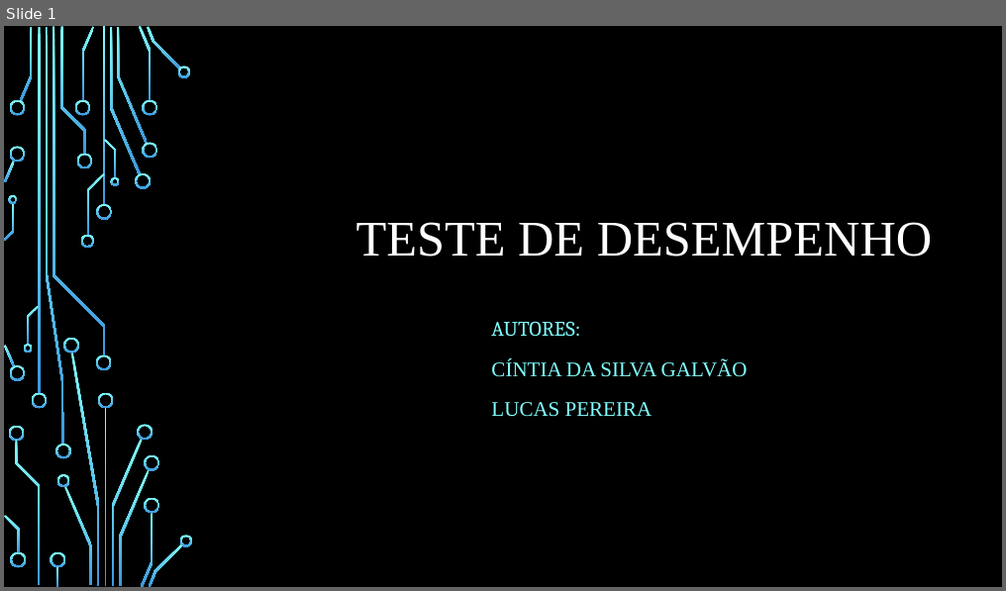
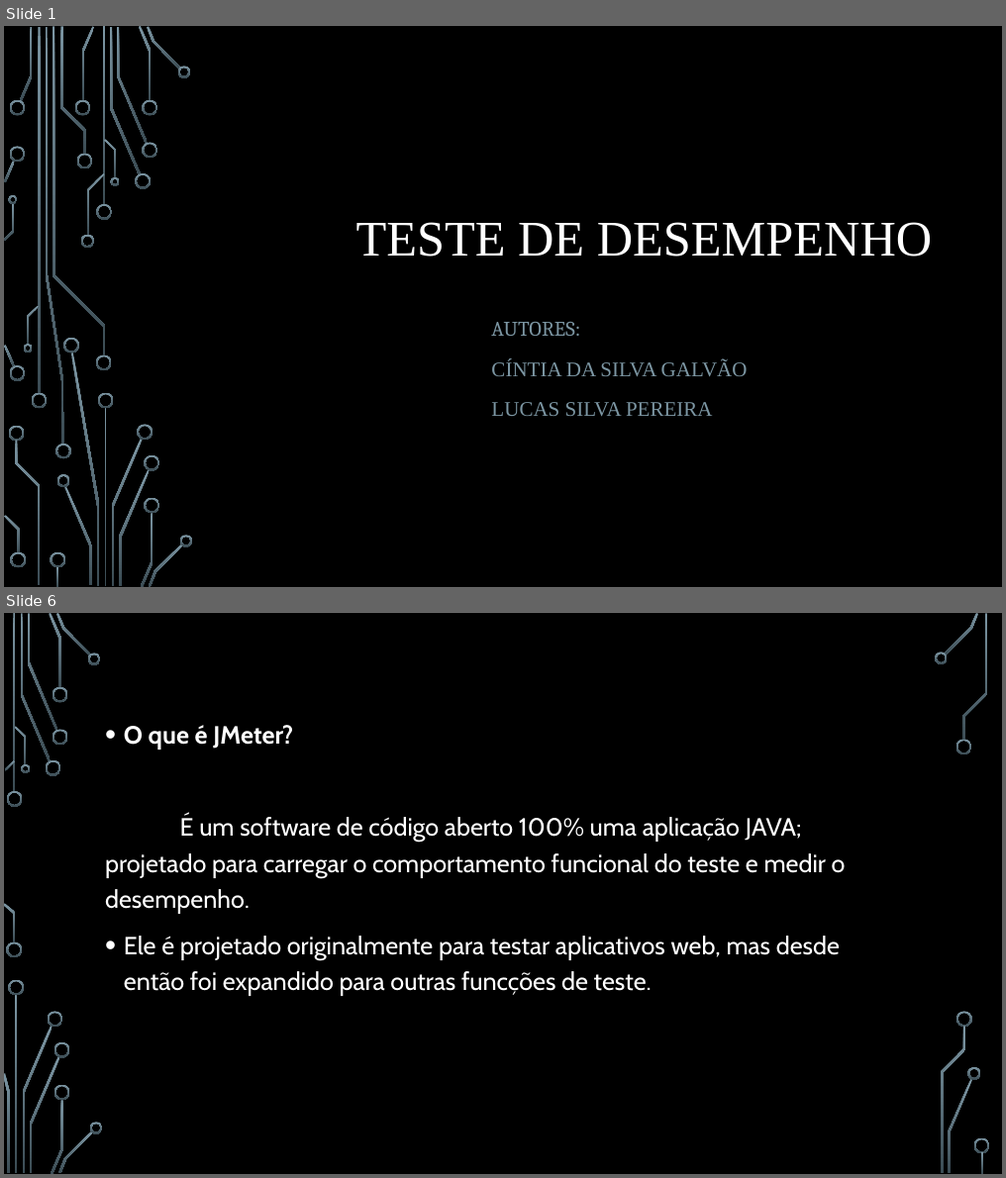
Before and after one commit to cintiags14/Meu-reposit-rio, a slide deck: FTT/Teste de desempenho.pptx. Shown one above the other, each under a label of ours: slide 1 before the commit, slides 1 and 6 after it; the slides between them are not shown. The pictures are 1006x591 and 1006x1178 pixels, drawn with LibreOffice and Linux fonts; fonts in the diff are those of the drawing; background and template pictures are left out. Boxes give left, top, right and bottom in pixels: in the first picture for what was removed or moved away, otherwise in the second. Text is boxed around its words. In the diff, an @@ line names an element or a change of style, - is before the commit and + after.

Commit message:
Teste de desempenho

```diff
--- a/FTT/Teste de desempenho.pptx
+++ b/FTT/Teste de desempenho.pptx
@@ slide 6 added at <box>4,613,1002,1174</box>, background picture (left out) @@
@@ text added at <box>105,725,846,996</box>, 24 pt, text #FFFFFF @@
+• O que é JMeter?
+É um software de código aberto 100% uma aplicação JAVA; projetado para carregar o comportamento funcional do teste e medir o desempenho.
+• Ele é projetado originalmente para testar aplicativos web, mas desde então foi expandido para outras funcções de teste.
@@ group added at <box>4,613,990,1174</box>: 33 freeform shapes, 3 rectangles @@
@@ slide 1 changed as well @@
@@ fill gradient #82FFFF to #3D97DE to gradient #7C96A3 to #3B4C54 in 54 elements at <box>96,204,112,220</box>, <box>96,356,112,372</box>, <box>38,27,40,393</box>, <box>31,393,47,408</box>, <box>20,27,33,101</box>, <box>110,28,141,174</box>, <box>135,174,151,189</box>, <box>117,27,148,144</box>, <box>139,26,152,101</box>, <box>142,142,157,158</box>, <box>142,100,157,116</box>, <box>147,27,181,70</box>, <box>177,66,191,77</box>, <box>82,27,94,101</box>, <box>75,100,91,116</box>, <box>76,154,92,169</box>, <box>64,486,92,586</box>, <box>57,474,70,487</box>, <box>9,100,25,116</box>, <box>4,345,15,367</box>, <box>9,366,25,381</box>, <box>4,161,15,183</box>, <box>9,147,25,163</box>, <box>60,27,86,154</box>, <box>9,426,24,442</box>, <box>15,440,40,585</box>, <box>50,553,65,568</box>, <box>56,568,58,587</box>, <box>10,553,26,568</box>, <box>4,516,20,554</box>, <box>87,174,104,236</box>, <box>81,235,94,249</box>, <box>53,27,105,356</box>, <box>104,139,116,178</box>, <box>110,177,119,186</box>, <box>27,306,40,345</box>, <box>24,344,33,353</box>, <box>5,203,14,240</box>, <box>9,195,18,204</box>, <box>104,408,107,586</box>, <box>112,439,143,586</box>, <box>98,393,114,408</box>, <box>71,353,100,586</box>, <box>63,338,79,353</box>, <box>138,424,152,440</box>, <box>119,470,150,586</box>, <box>141,513,152,587</box>, <box>144,456,159,472</box>, <box>144,497,159,513</box>, <box>149,544,183,587</box>, <box>180,535,193,547</box>, <box>46,27,64,445</box>, <box>55,444,70,459</box>, <box>103,27,105,205</box> @@
@@ subtitle at <box>491,322,747,376</box>: text colour #82FFFF to #7C96A3 in "AUTORES:", "CÍNTIA DA SILVA GALVÃO" @@
@@ subtitle at <box>491,402,713,416</box>: text changed; text colour #82FFFF to #7C96A3 @@
-LUCAS PEREIRA
+LUCAS SILVA PEREIRA
```
Also in this commit, not shown: 5 other slides added, 1 slide removed, 2 other files.
